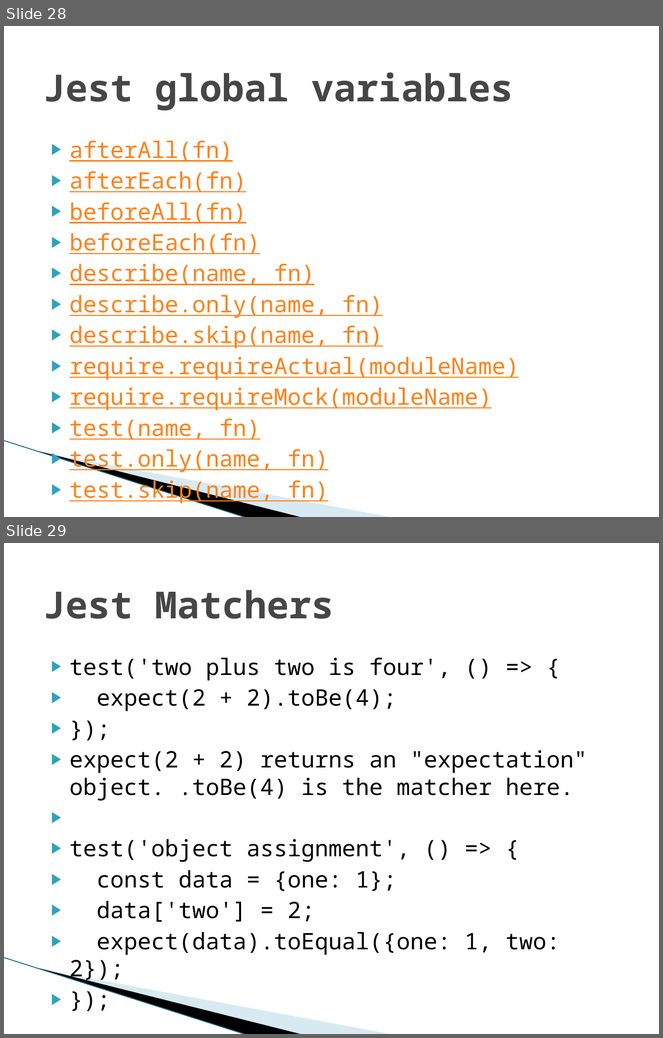
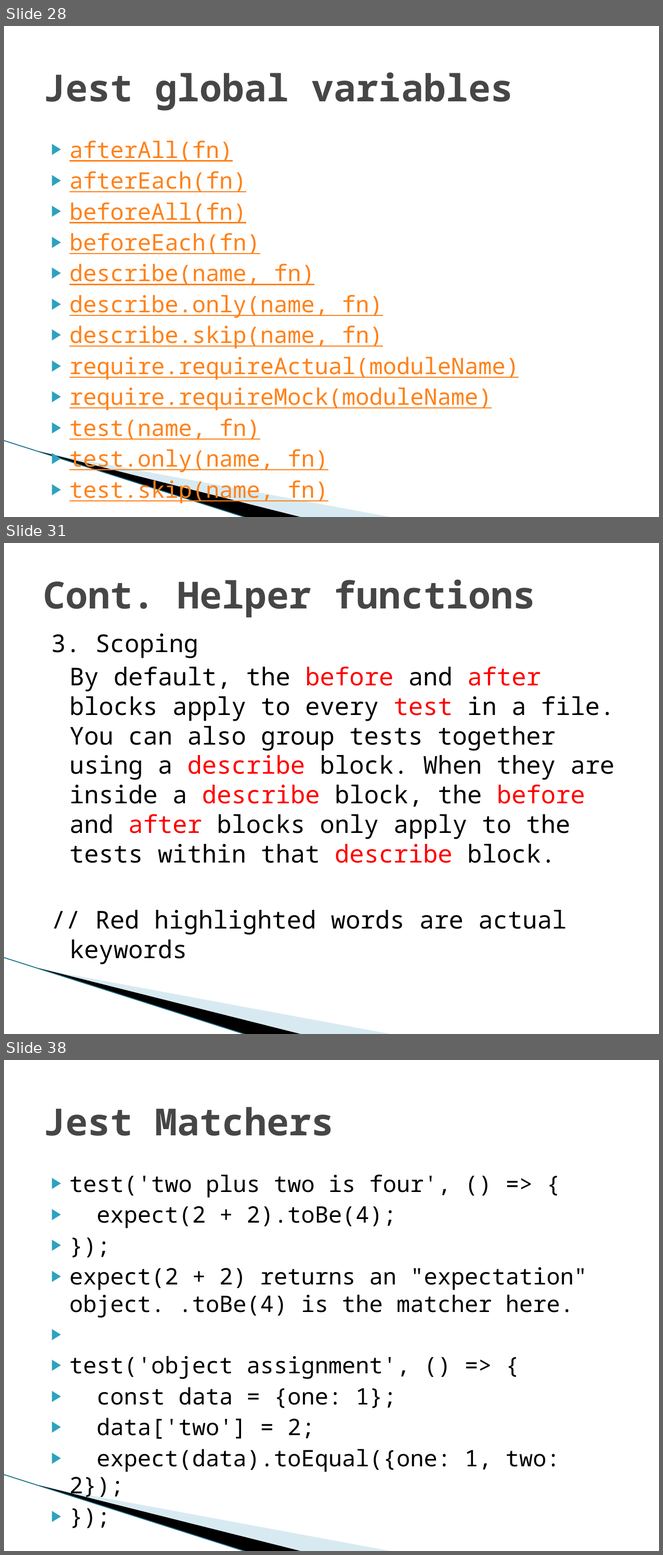
Before and after one commit to vsingh-techracers/sample-redux-app, a slide deck: Jest-presentation.pptx. Shown one above the other, each under a label of ours: slides 28 and 29 before the commit, slides 28, 31 and 38 after it; the slides between them are not shown. The pictures are 663x1038 and 663x1555 pixels, drawn with LibreOffice and Linux fonts; fonts in the diff are those of the drawing; background and template pictures are left out. Boxes give left, top, right and bottom in pixels: in the first picture for what was removed or moved away, otherwise in the second. Text is boxed around its words. In the diff, an @@ line names an element or a change of style, - is before the commit and + after.

```diff
--- a/Jest-presentation.pptx
+++ b/Jest-presentation.pptx
@@ slide 31 added at [4,543,659,1034], background #FFFFFF; not listed: 3 template elements that a slide beside it also shows @@
@@ title added at [43,579,535,618], 41 pt, text #464646, bold @@
+Cont. Helper functions
@@ text added at [51,633,615,965], 27 pt, text #000000 @@
+3. Scoping
+By default, the before and after blocks apply to every test in a file. You can also group tests together using a describe block. When they are inside a describe block, the before and after blocks only apply to the tests within that describe block.
+// Red highlighted words are actual keywords
@@ what was slide 29 is now slide 38 @@
```
Also in this commit, not shown: 1 slide changed, 15 other slides added.
